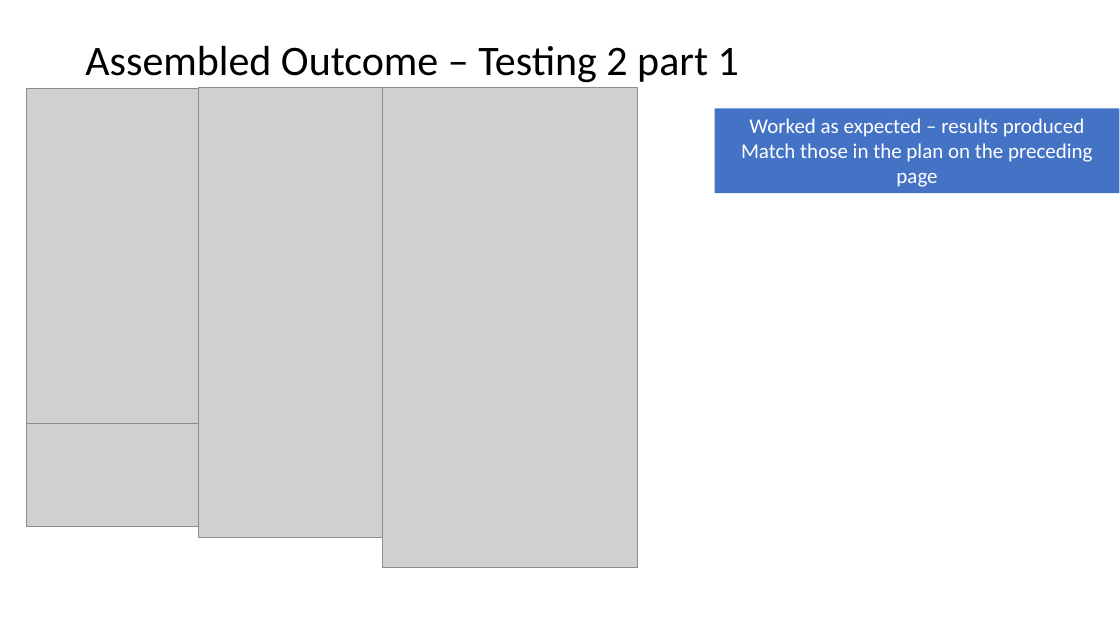
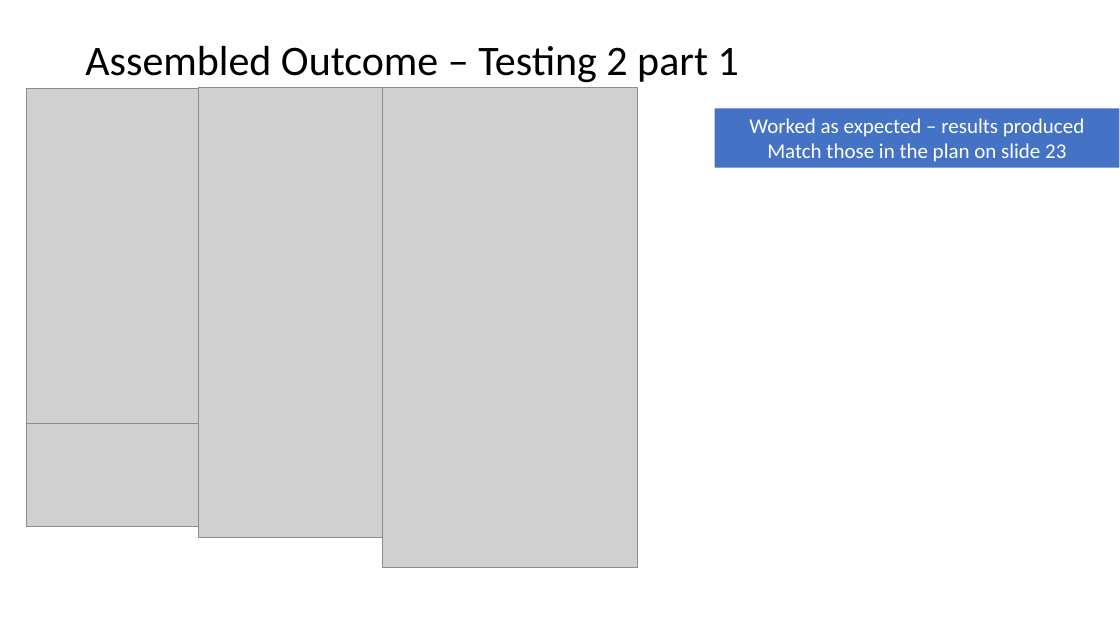
Before and after one commit to twschool/Assessment, a slide deck: slide 24 of Maori quiz documentation.pptx. Drawn at 1120x630 pixels with LibreOffice and Linux fonts; fonts in the diff are those of the drawing; grey boxes stand for pictures. Boxes give left, top, right and bottom in pixels: in the first picture for what was removed or moved away, otherwise in the second. Text is boxed around its words. In the diff, an @@ line names an element or a change of style, - is before the commit and + after.

```diff
--- a/Maori quiz documentation.pptx
+++ b/Maori quiz documentation.pptx
@@ rectangle "Worked as expected – results ...": place and size @@
-rectangle "Worked as expected – results ..." at box(715, 108, 1120, 193)
+rectangle "Worked as expected – results ..." at box(715, 108, 1120, 168)
@@ text in rectangle at box(767, 143, 1066, 162): text changed @@
-Match those in the plan on the preceding page
+Match those in the plan on slide 23
```
Also in this commit, not shown: 5 other slides changed, 6 slides added, 1 other file.
